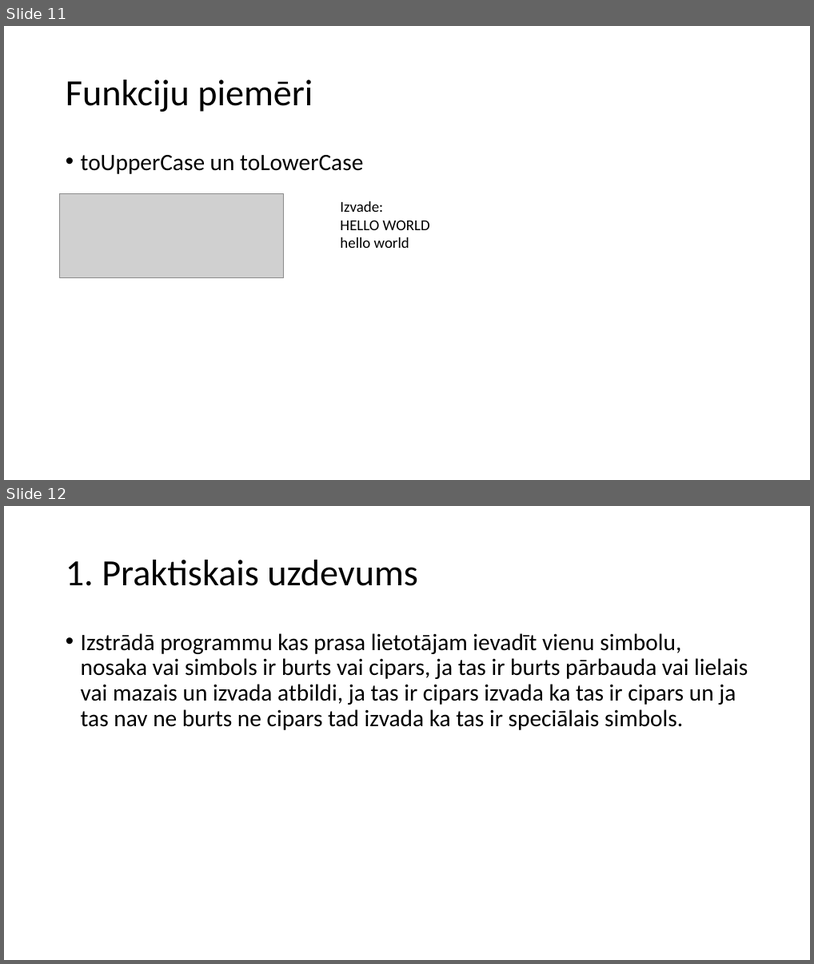
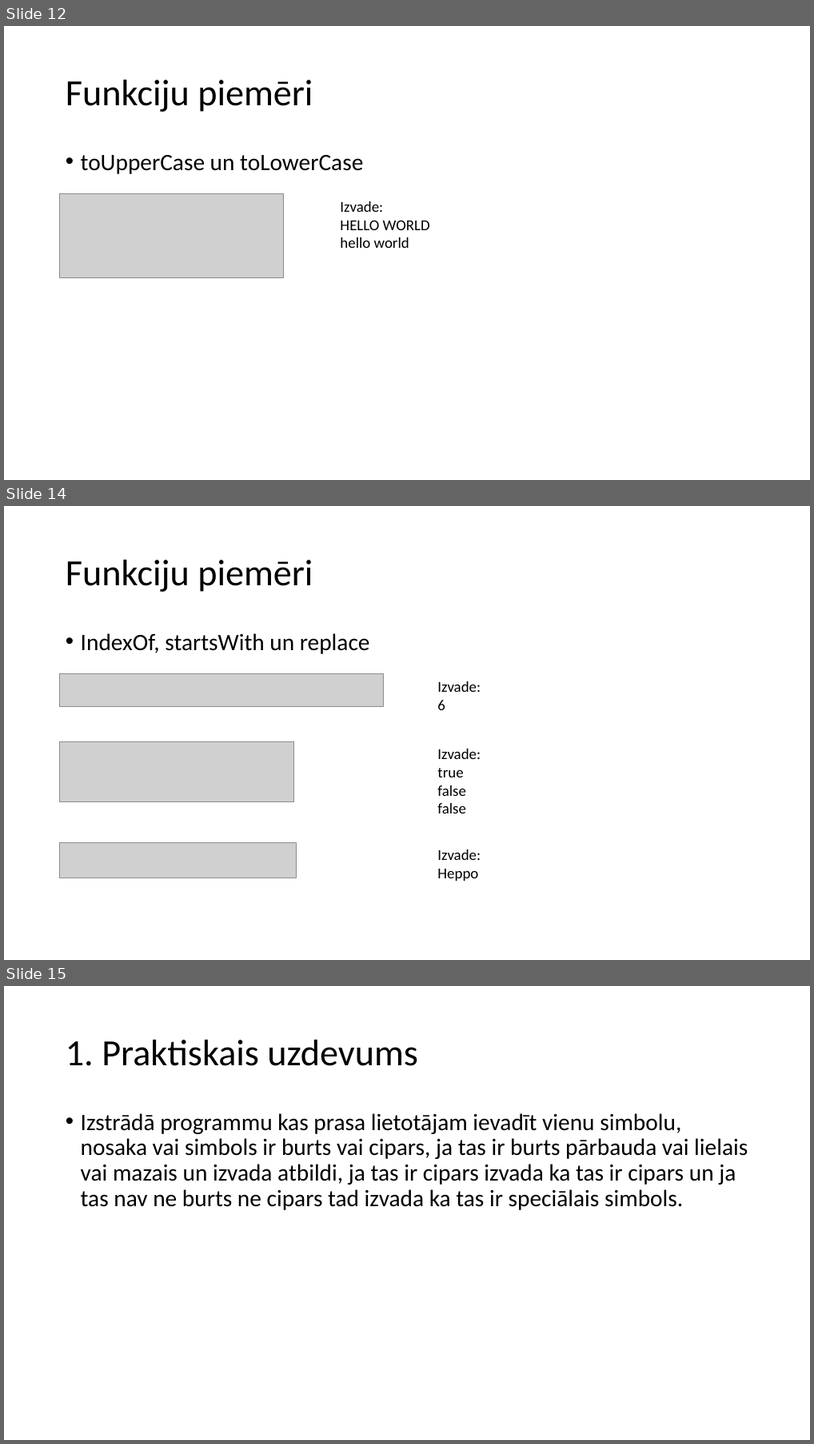
Before and after one commit to minime556/Eksamens, a slide deck: MacibuMaterialsProgEks.pptx. Shown one above the other, each under a label of ours: slides 11 and 12 before the commit, slides 12, 14 and 15 after it; the slides between them are not shown. The pictures are 814x964 and 814x1444 pixels, drawn with LibreOffice and Linux fonts; fonts in the diff are those of the drawing; grey boxes stand for pictures. Boxes give left, top, right and bottom in pixels: in the first picture for what was removed or moved away, otherwise in the second. Text is boxed around its words. In the diff, an @@ line names an element or a change of style, - is before the commit and + after.

```diff
--- a/MacibuMaterialsProgEks.pptx
+++ b/MacibuMaterialsProgEks.pptx
@@ slide 14 added at box(4, 506, 810, 960), background #FFFFFF @@
@@ title added at box(66, 560, 313, 592), 44 pt, text #000000 @@
+Funkciju piemēri
@@ text added at box(81, 633, 370, 654), 28 pt, text #000000 @@
+• IndexOf, startsWith un replace
@@ picture added at box(60, 673, 384, 706) @@
@@ text added at box(438, 681, 481, 710), 18 pt, text #000000 @@
+Izvade:
+6
@@ picture added at box(60, 741, 294, 801) @@
@@ text added at box(438, 748, 481, 813), 18 pt, text #000000 @@
+Izvade:
+true
+false
+false
@@ picture added at box(60, 842, 297, 877) @@
@@ text added at box(438, 849, 481, 880), 18 pt, text #000000 @@
+Izvade:
+Heppo
@@ what was slide 11 is now slide 12 @@
@@ what was slide 12 is now slide 15 @@
```
Also in this commit, not shown: 2 slides changed, 2 other slides added, 1 other file.
